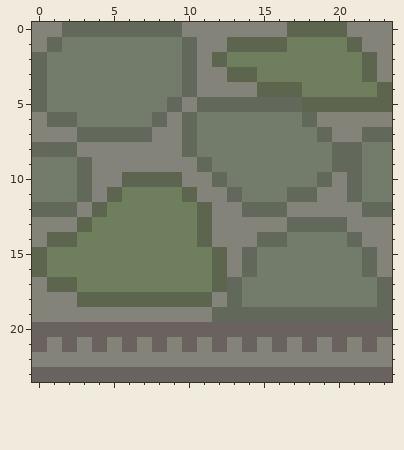
Two versions of one pixel-art sprite, Images/Terrenos/MuroBase.png. The picture above is the old version.
The file is 24x24 pixels. Colours within 5 levels of each other are drawn and written as one.
After the commit:
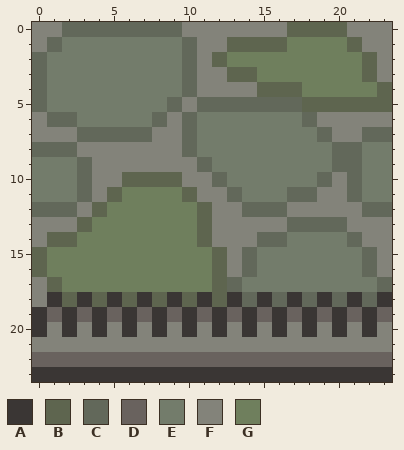
Palette (. is transparent): A #3a3634  B #5e654f  C #62685a  D #69625e  E #737c6b  F #83837a  G #6f7f5d
Change:
Colour B gives way to colour A in row 18 at x 3, 5, 7, 9 and 11.
Colour C gives way to colour A in row 18 at x 13 and 23; in row 19 at x 12, 14, 16, 18, 20 and 22.
Colour D gives way to colour A in row 20 at x 0, 2, 4, 6, 8, 10, 12, 14, 16, 18, 20 and 22; in row 23 at x 0 to 23.
Colour E gives way to colour A in row 18 at x 15, 17, 19 and 21.
Colour F gives way to colour A in row 18 at x 1; in row 19 at x 0, 2, 4, 6, 8 and 10.
Colour F gives way to colour B in row 18 at x 2 and 12.
Colour E gives way to colour C in row 18 at x 14, 16, 18, 20 and 22.
Colour C gives way to colour D in row 19 at x 13, 15, 17, 19, 21 and 23.
Colour F gives way to colour D in row 19 at x 1, 3, 5, 7, 9 and 11; in row 22 at x 0 to 23.
Colour D gives way to colour F in row 20 at x 1, 3, 5, 7, 9, 11, 13, 15, 17, 19, 21 and 23; in row 21 at x 0, 2, 4, 6, 8, 10, 12, 14, 16, 18, 20 and 22.
Colour B gives way to colour G in row 17 at x 2.
Changed places in both pictures, as pixel boxes (x1, y1, x2, y2):
changed: (32, 277, 392, 382)
